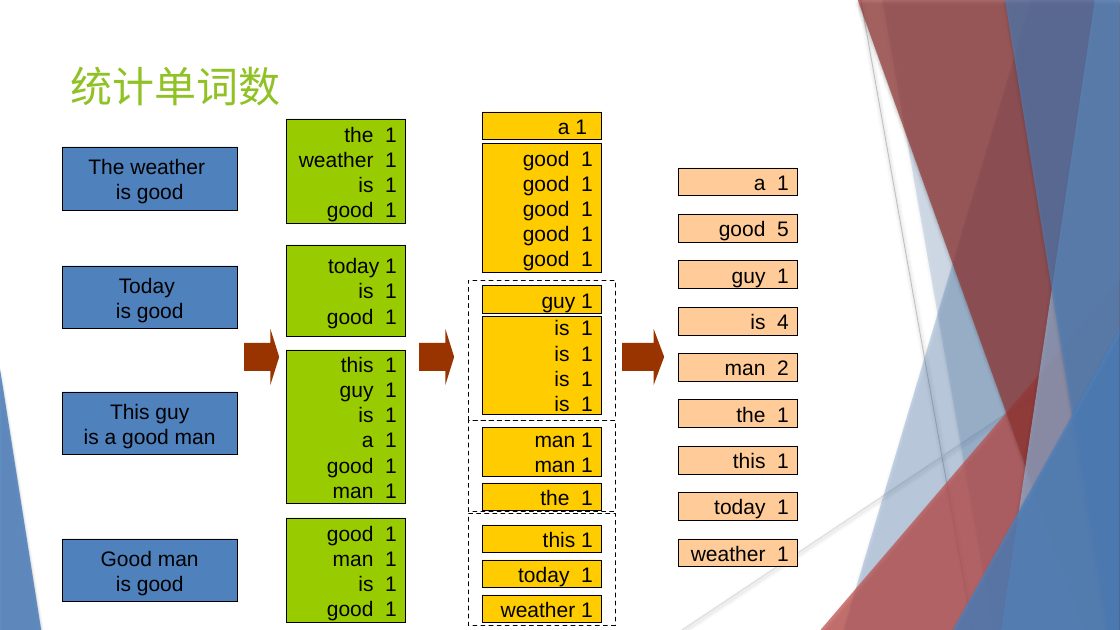
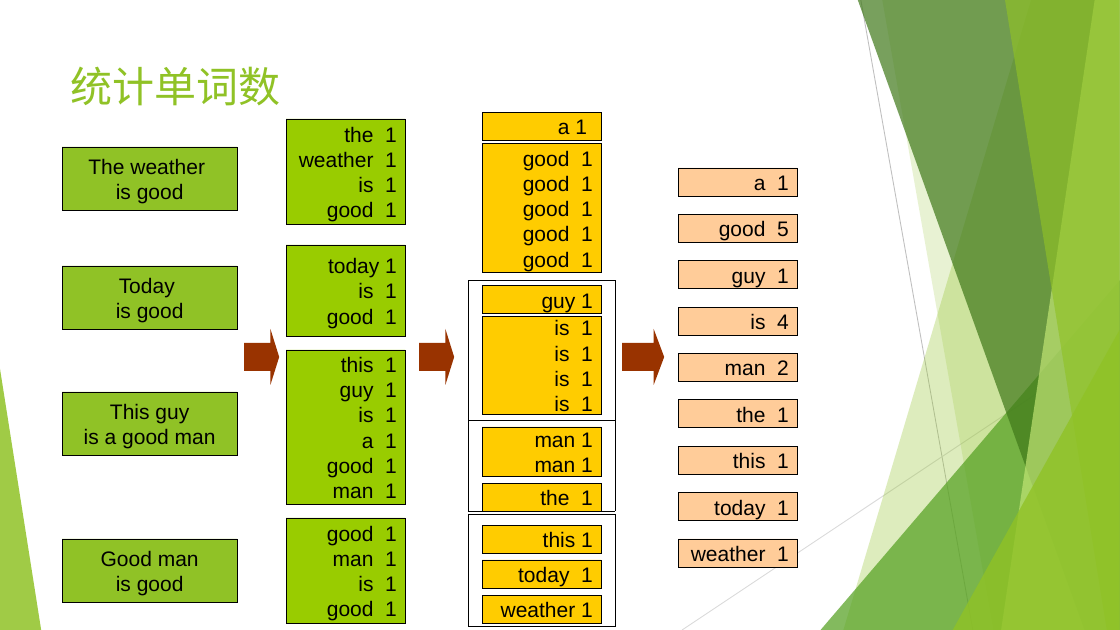
Before and after one commit to YunKillerE/learning-record, a slide deck: slide 43 of HADOOP.pptx. Drawn at 1120x630 pixels with LibreOffice and Linux fonts; fonts in the diff are those of the drawing. Boxes give left, top, right and bottom in pixels: in the first picture for what was removed or moved away, otherwise in the second. Text is boxed around its words. In the diff, an @@ line names an element or a change of style, - is before the commit and + after.

```diff
--- a/HADOOP.pptx
+++ b/HADOOP.pptx
@@ freeform shape at (844, 0, 1120, 630): fill #4F81BD at 30% opacity to #90C226 at 30% opacity; shadow off @@
@@ freeform shape at (858, 0, 1120, 630): fill #953735 at 70% opacity to #3F7819 at 70% opacity; shadow off @@
@@ line (861, 0) - (973, 630): stroke #BFBFBF 0.74 pt to #BFBFBF 0.75 pt @@
@@ freeform shape at (882, 0, 1120, 630): fill #4F81BD at 20% opacity to #90C226 at 20% opacity; shadow off; outline redrawn @@
@@ freeform shape at (1002, 0, 1120, 630): fill #95B3D7 at 70% opacity to #C0E474 at 70% opacity; shadow off @@
@@ freeform shape at (1005, 0, 1120, 630): fill #4F81BD at 65% opacity to #90C226 at 65% opacity; shadow off @@
@@ rectangle "The weather" at (62, 147, 237, 210): fill #4F81BD to #90C226; outline #000000 0.11 pt to #000000 0.1 pt @@
@@ triangle at (821, 280, 1120, 630): fill #C0504D at 72% opacity to #54A021 at 72% opacity; shadow off @@
@@ line (1120, 339) - (682, 630): stroke #D9D9D9 0.74 pt to #D9D9D9 0.75 pt @@
@@ triangle at (953, 330, 1120, 630): fill #4F81BD at 80% opacity to #90C226 at 80% opacity; shadow off @@
@@ triangle at (0, 369, 41, 630): fill #4F81BD at 85% opacity to #90C226 at 85% opacity; shadow off @@
@@ fill #4F81BD to #90C226; outline #000000 0.74 pt to #000000 0.75 pt in 3 elements at (62, 392, 237, 455), (62, 266, 237, 329), (62, 539, 237, 602) @@
@@ outline #000000 0.11 pt to #000000 0.1 pt dashed in 3 elements at (468, 280, 615, 420), (468, 420, 615, 511), (468, 513, 615, 625) @@
@@ rectangle "weather 1" at (678, 539, 797, 567): outline #000000 0.74 pt to #000000 0.75 pt @@
```
Also in this commit, not shown: 52 other slides changed, 1 other file.
